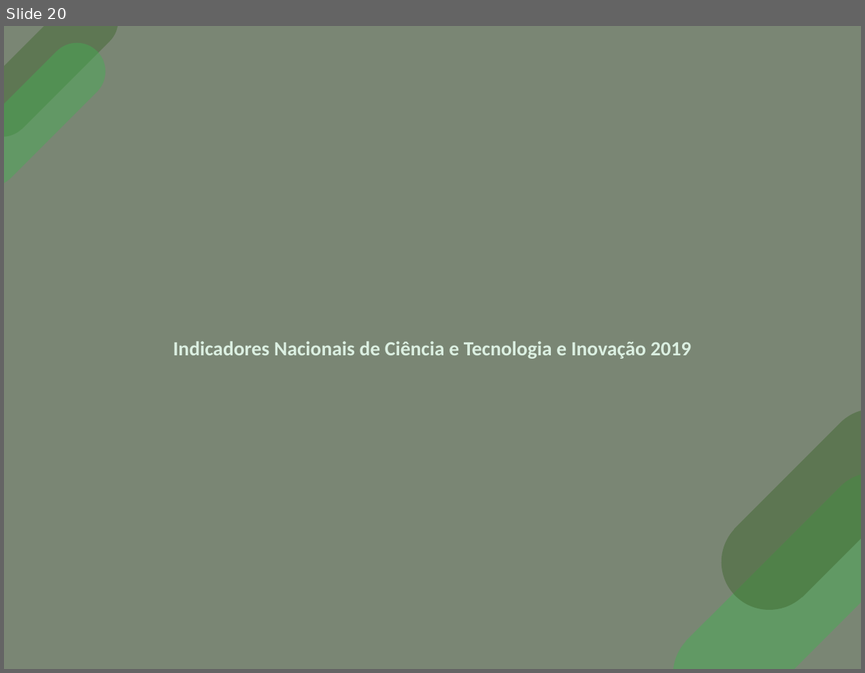
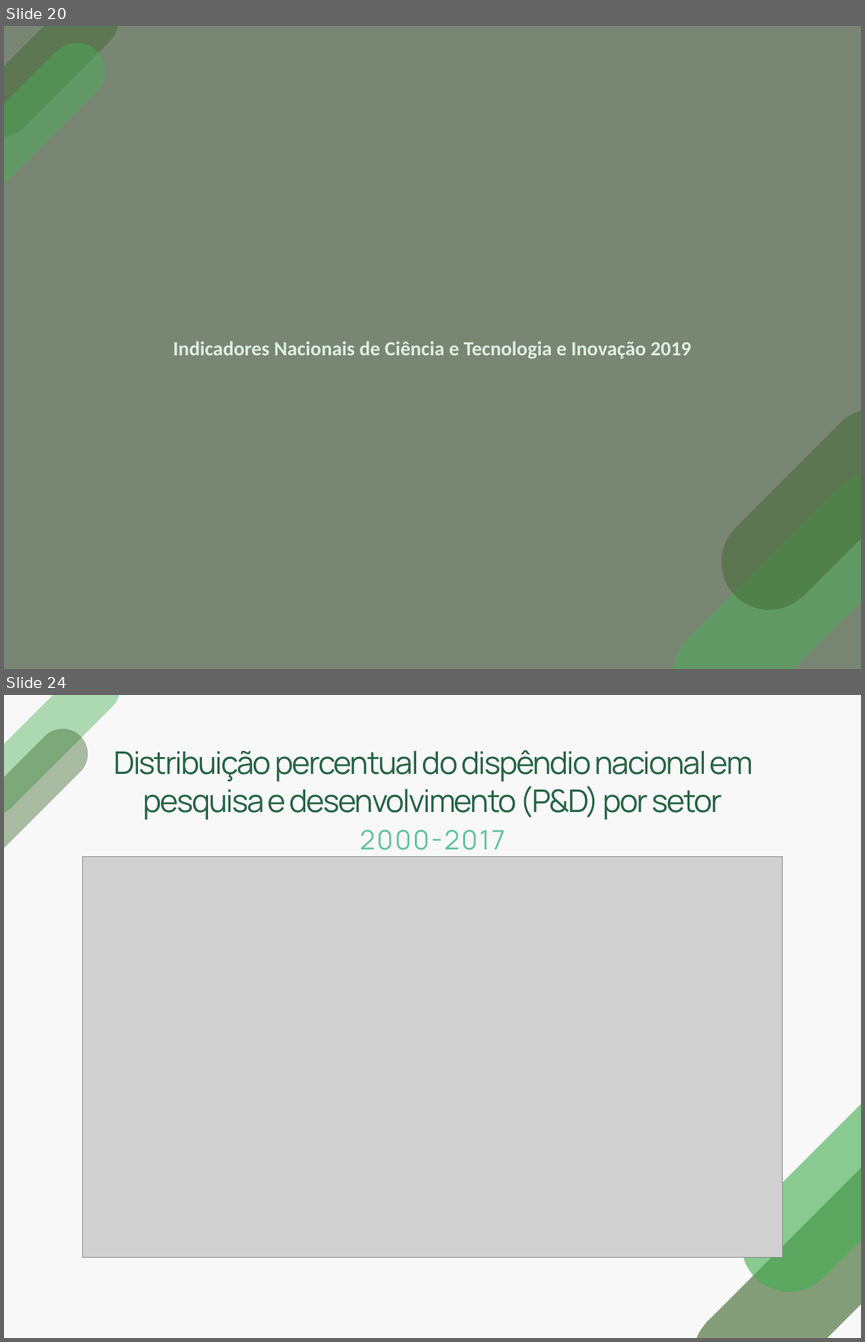
Before and after one commit to josenaldo/apresentacao-sbg-2020, a slide deck: apresentacao-sbg-2020.pptx. Shown one above the other, each under a label of ours: slide 20 before the commit, slides 20 and 24 after it; the slides between them are not shown. The pictures are 865x673 and 865x1342 pixels, drawn with LibreOffice and Linux fonts; fonts in the diff are those of the drawing; grey boxes stand for pictures; background and template pictures are left out. Boxes give left, top, right and bottom in pixels: in the first picture for what was removed or moved away, otherwise in the second. Text is boxed around its words. In the diff, an @@ line names an element or a change of style, - is before the commit and + after.

```diff
--- a/apresentacao-sbg-2020.pptx
+++ b/apresentacao-sbg-2020.pptx
@@ slide 24 added at (4, 695, 861, 1338), background #F8F8F8 @@
@@ freeform shape added at (4, 695, 131, 826), fill #45AF53 at 42% opacity @@
@@ freeform shape added at (4, 719, 99, 865), fill #3E662C at 42% opacity @@
@@ title added at (113, 750, 753, 819), 28 pt, text #276445 @@
+Distribuição percentual do dispêndio nacional em pesquisa e desenvolvimento (P&D) por setor
@@ text added at (360, 830, 505, 857), 24 pt, text #61C2A2 @@
+2000-2017
@@ picture added at (83, 856, 782, 1257) @@
@@ freeform shape added at (721, 1070, 861, 1311), fill #45AF53 at 62% opacity @@
@@ freeform shape added at (672, 1134, 861, 1338), fill #3E662C at 62% opacity @@
```
Also in this commit, not shown: 3 other slides added, 6 other files.
